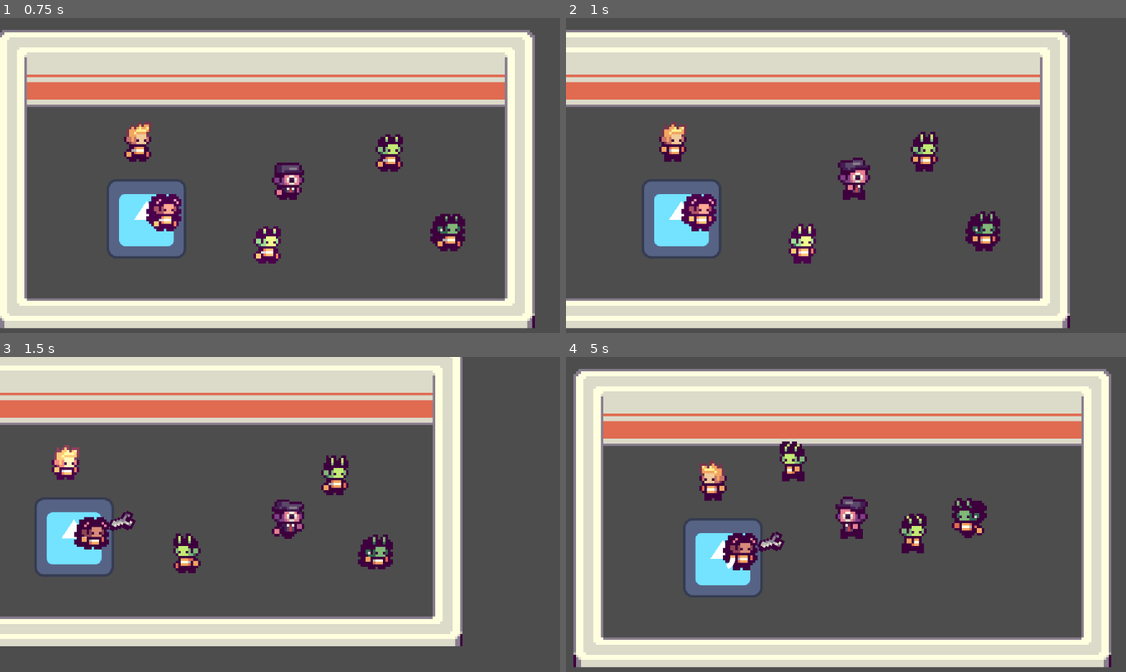
Above: before the commit, frames 1-4 (two rows, left to right).
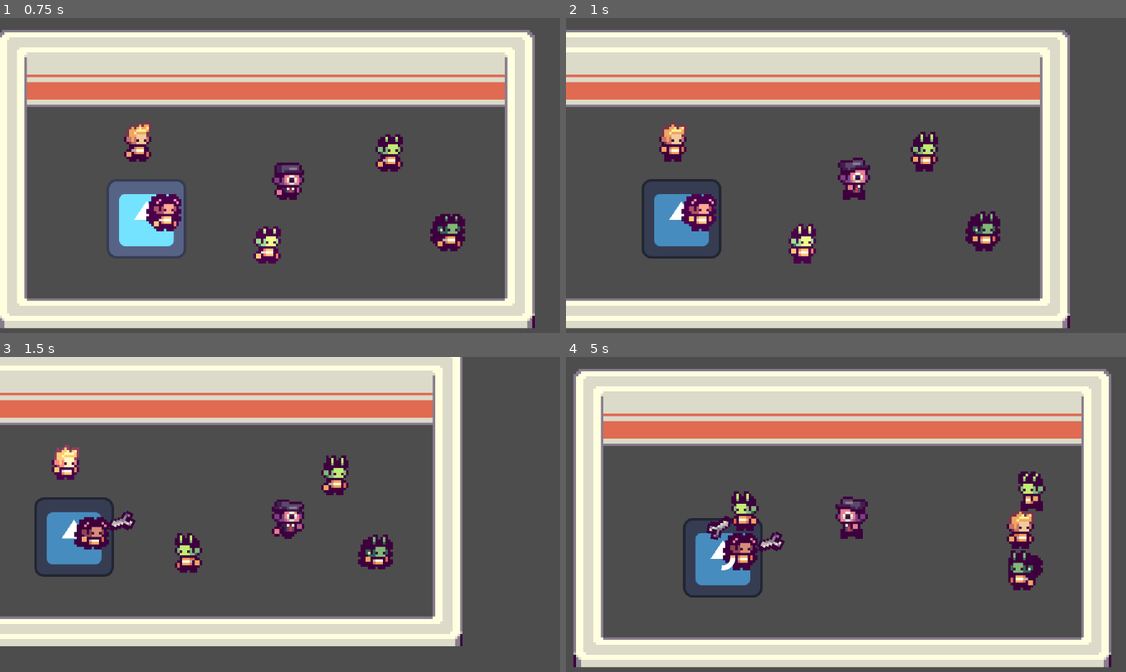
Above: after the commit, the same moments.

Repository: EEGAR1/summer-game-jam
Game: Godot game, scene res://scenes/main.tscn
Same seed, same stepped clock (60 frames per second), same inputs: the game is played once before the commit and once after it. The engine's default icon, where the game draws it, is replaced by a stand-in: a white triangle on a blue panel in a dark square.
Inputs (mouse positions are in pixels of both pictures, inside the frame that each line leads up to):
- Up to frame 1 (0.75 s): move the mouse to (184, 210) at 0.52 s; press the mouse at (184, 210) at 0.53 s; hold D (move_right) from 0.53 s (still down)
- Up to frame 2 (1 s): keep holding D (move_right)
- Up to frame 3 (1.5 s): move the mouse to (72, 479) at 1.27 s; release D (move_right) at 1.28 s; release the mouse at (72, 479) at 1.28 s; hold S (move_down) from 1.28 s (still down); click (72, 479) at 1.35 s
- Up to frame 4 (5 s): move the mouse to (952, 448) at 2.02 s; release S (move_down) at 2.03 s; press the mouse at (952, 448) at 2.03 s; hold D (move_right) 2.03-2.78 s; move the mouse to (582, 369) at 2.77 s; release the mouse at (582, 369) at 2.78 s; hold W (move_up) 2.78-3.53 s; click (582, 369) at 2.85 s; move the mouse to (846, 558) at 3.52 s; press the mouse at (846, 558) at 3.53 s; hold A (move_left) from 3.53 s (still down); move the mouse to (678, 470) at 4.27 s; release the mouse at (678, 470) at 4.28 s; click (678, 470) at 4.35 s

Frame 1 is identical in both runs. In frame 2, 2.8% of the frame differs, in the area x 13-28%, y 51-77%; in frame 3, 3.2%; in frame 4, 6.8%, in the area x 20-86%, y 26-77%.

Commit message:
Fix hover target assignment logic in mouse processing

Diff:
--- a/scripts/mouse.gd
+++ b/scripts/mouse.gd
@@ -11,3 +11,4 @@
 	global_position = get_global_mouse_position()
 	var overlp = get_overlapping_areas().filter(func(x): return x.is_in_group("POI"))
 	if overlp != [] and overlp != null:	Globals.hover_target = overlp.back()
+	else:	Globals.hover_target = null
